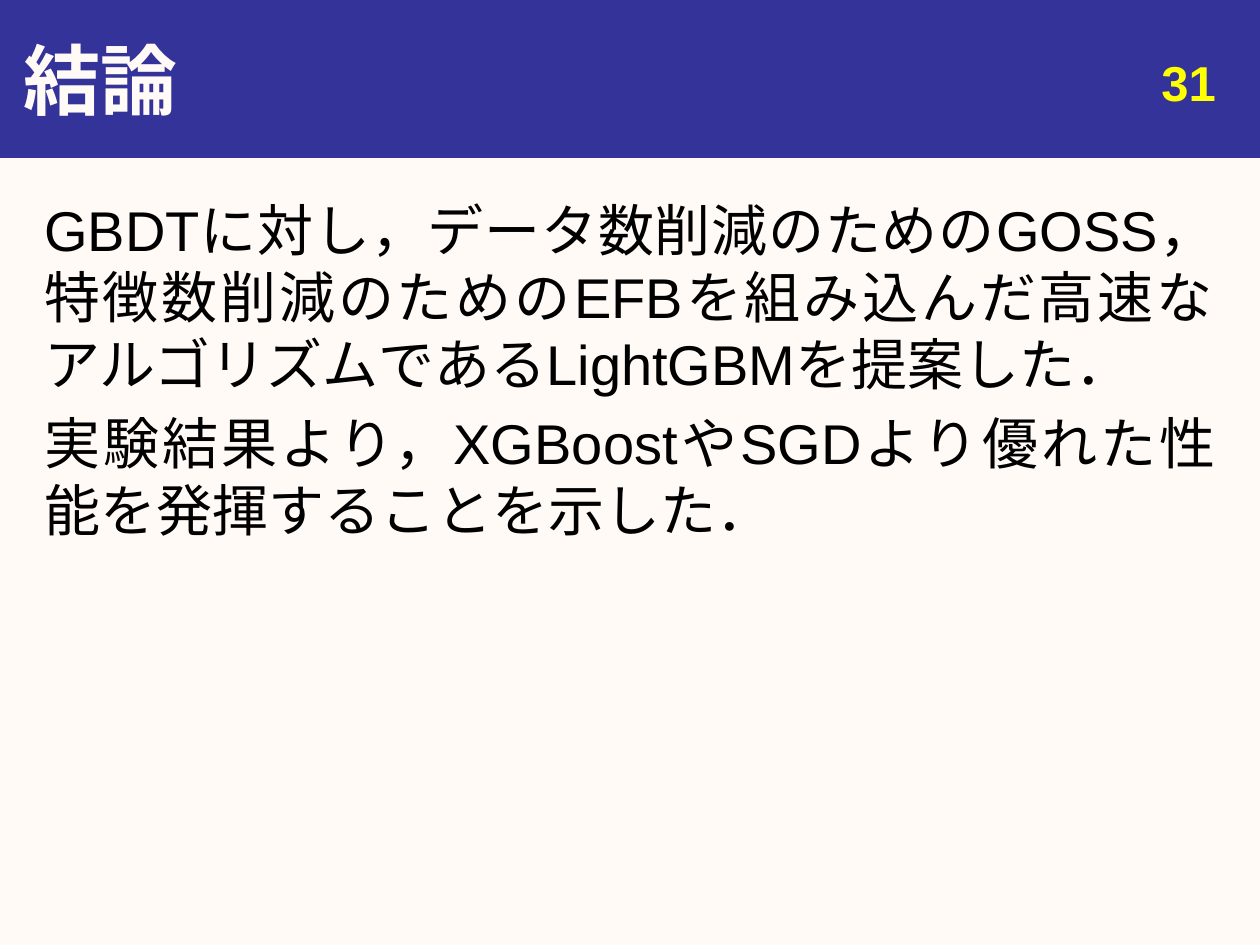
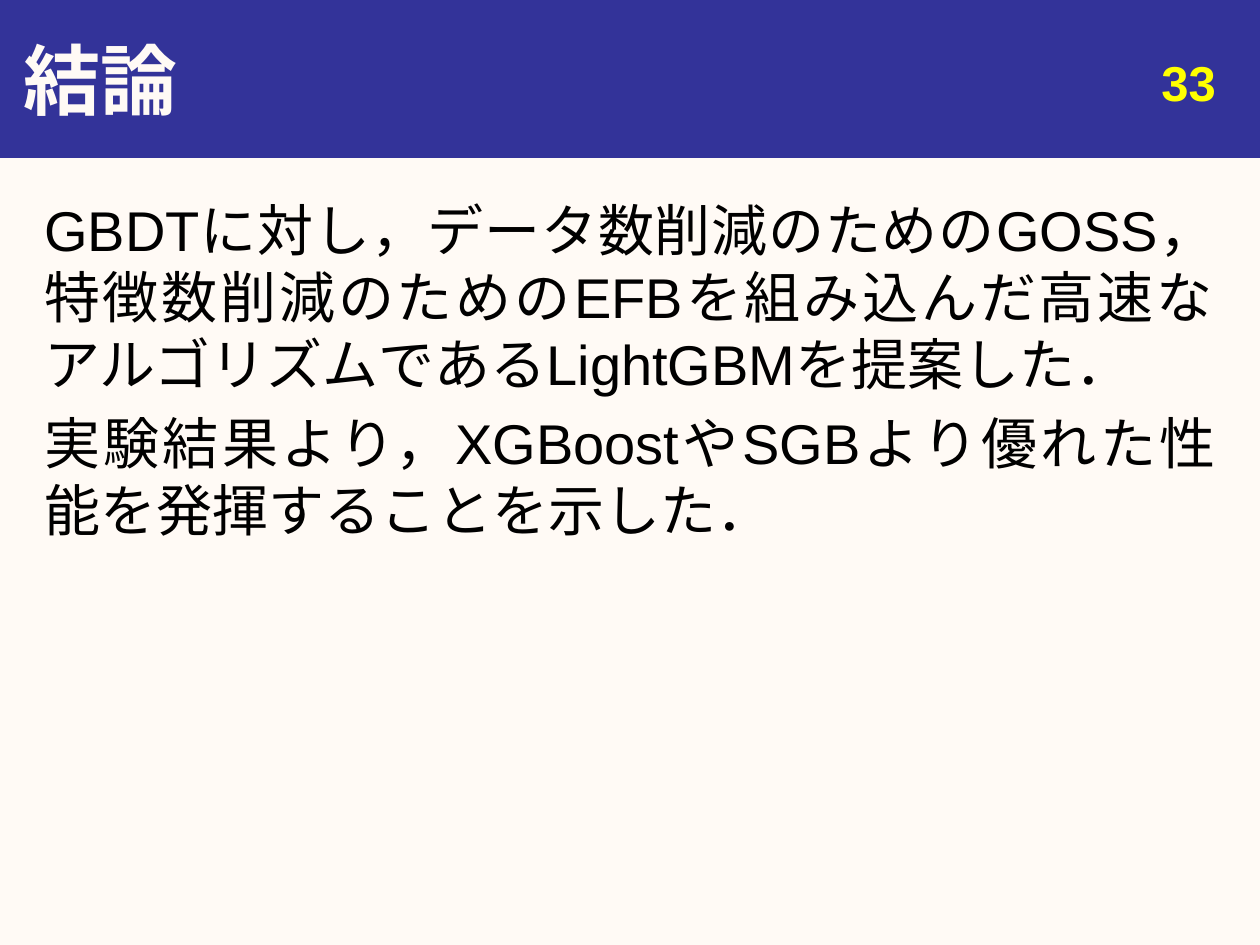
Before and after one commit to youle921/Slide-maintain, a slide deck: slide 33 of slide_0904/20190904_urita_eng.pptx (slide 31 before the commit). Drawn at 1260x945 pixels with LibreOffice and Linux fonts; fonts in the diff are those of the drawing. Boxes give left, top, right and bottom in pixels: in the first picture for what was removed or moved away, otherwise in the second. Text is boxed around its words. In the diff, an @@ line names an element or a change of style, - is before the commit and + after.

```diff
--- a/slide_0904/20190904_urita_eng.pptx
+++ b/slide_0904/20190904_urita_eng.pptx
@@ page number at bbox=[1161, 67, 1215, 102]: text changed @@
-31
+33
@@ text at bbox=[44, 417, 1215, 470]: text changed @@
-実験結果より，XGBoostやSGDより優れた性能を発揮することを示した．
+実験結果より，XGBoostやSGBより優れた性能を発揮することを示した．
```
Also in this commit, not shown: 5 other slides changed, 2 slides added.
